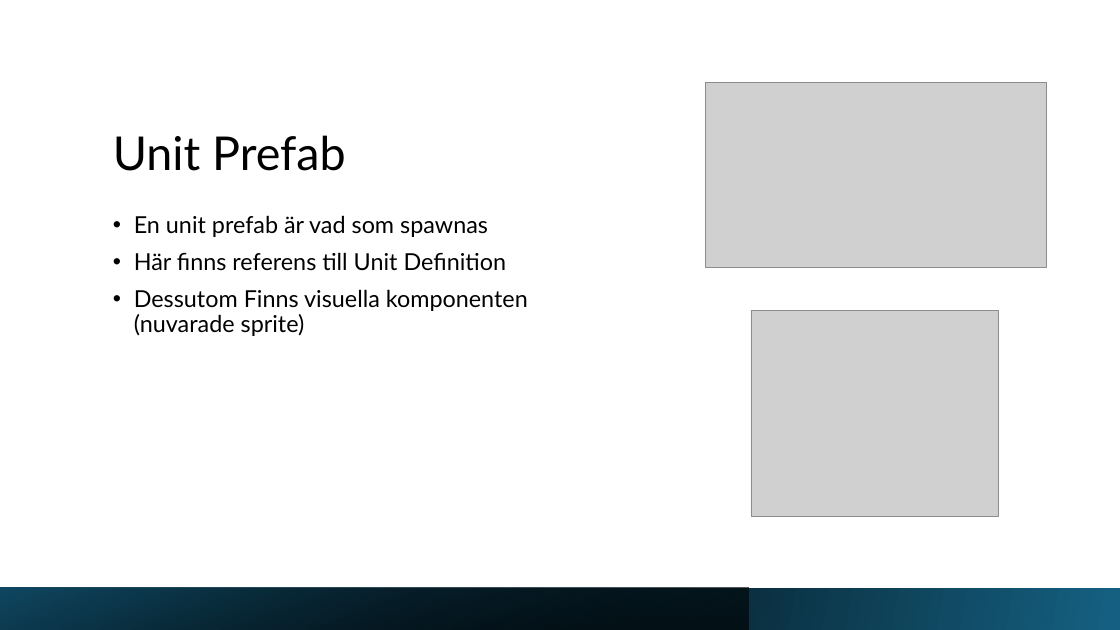
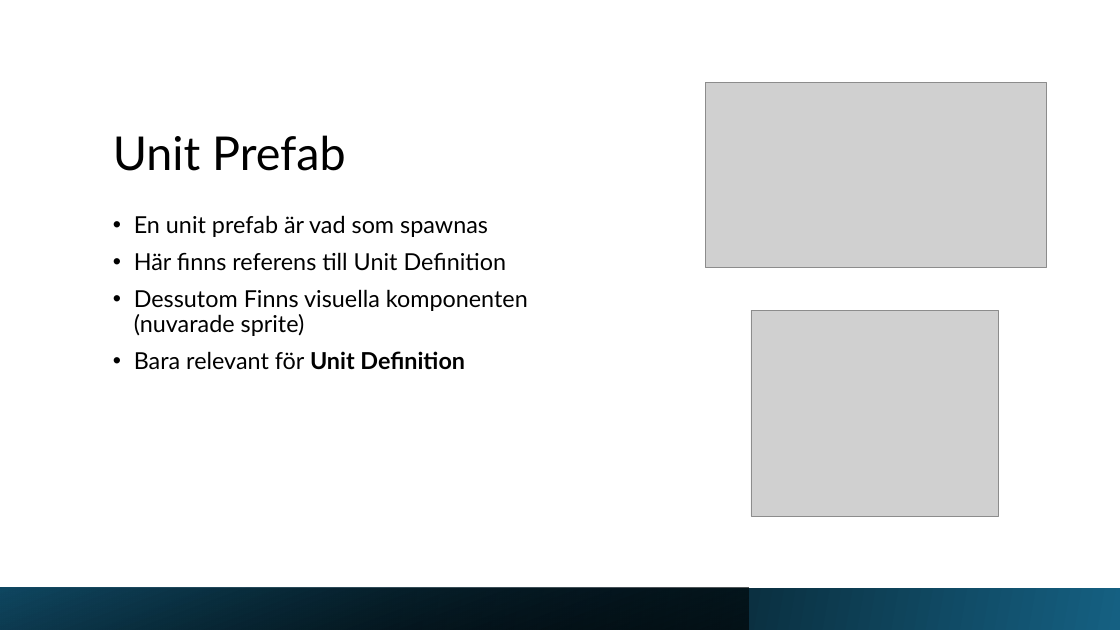
Before and after one commit to Jaltl/RogueLikeChess, a slide deck: slide 5 of Assets/Pontus Unit Builder.pptx. Drawn at 1120x630 pixels with LibreOffice and Linux fonts; fonts in the diff are those of the drawing; grey boxes stand for pictures. Boxes give left, top, right and bottom in pixels: in the first picture for what was removed or moved away, otherwise in the second. Text is boxed around its words. In the diff, an @@ line names an element or a change of style, - is before the commit and + after.

```diff
--- a/Assets/Pontus Unit Builder.pptx
+++ b/Assets/Pontus Unit Builder.pptx
@@ text at [134,351,465,370]: paragraph added @@
+• Bara relevant för Unit Definition
```
Also in this commit, not shown: 6 other slides changed.
